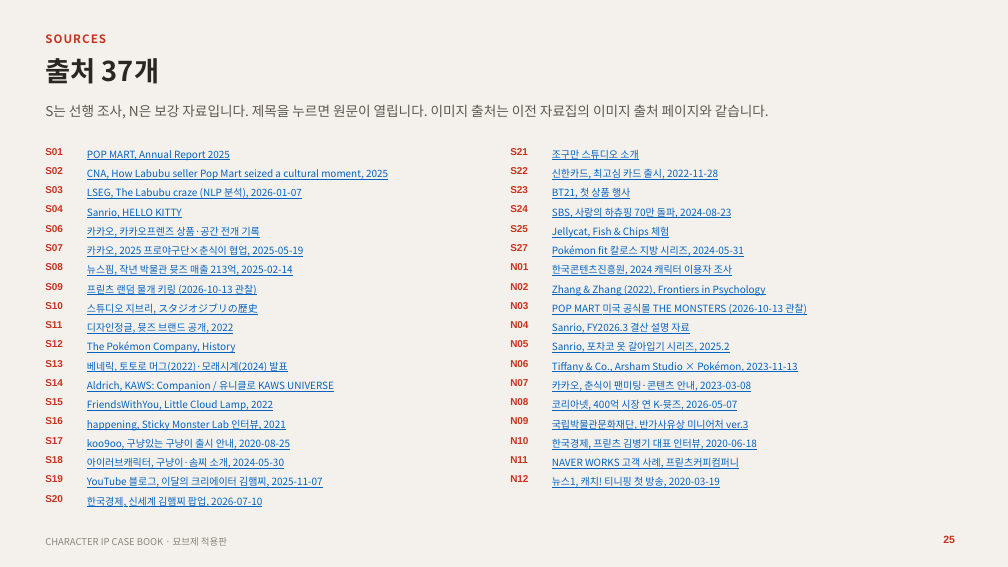
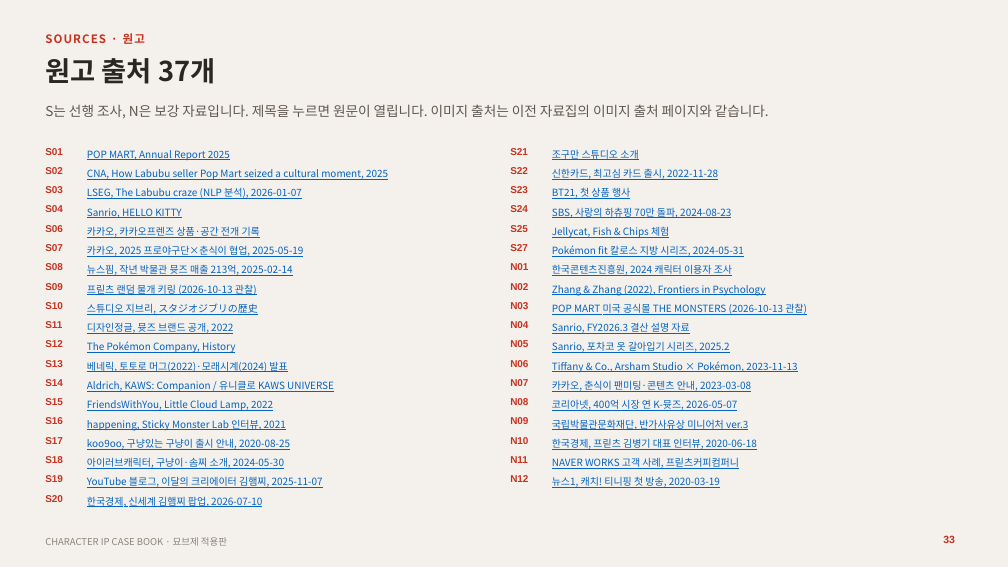
Before and after one commit to yehol/hoho, a slide deck: slide 33 of case-study/character_ip_casebook_myobze.pptx (slide 25 before the commit). Drawn at 1008x567 pixels with LibreOffice and Linux fonts; fonts in the diff are those of the drawing. Boxes give left, top, right and bottom in pixels: in the first picture for what was removed or moved away, otherwise in the second. Text is boxed around its words. In the diff, an @@ line names an element or a change of style, - is before the commit and + after.

```diff
--- a/case-study/character_ip_casebook_myobze.pptx
+++ b/case-study/character_ip_casebook_myobze.pptx
@@ text at bbox=[45, 58, 215, 84]: text changed @@
-출처 37개
+원고 출처 37개
@@ text at bbox=[45, 33, 145, 44]: text changed @@
-SOURCES
+SOURCES · 원고
```
Also in this commit, not shown: 19 other slides changed, 9 slides added.
